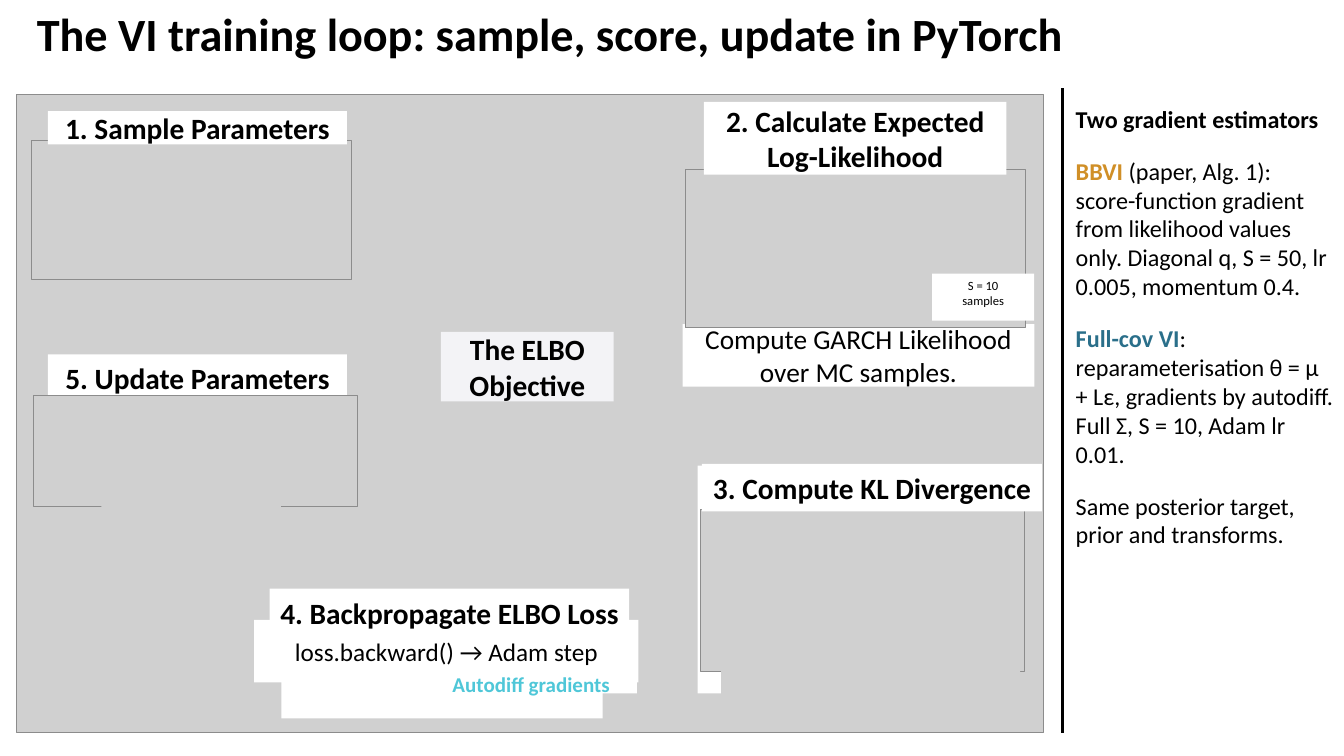
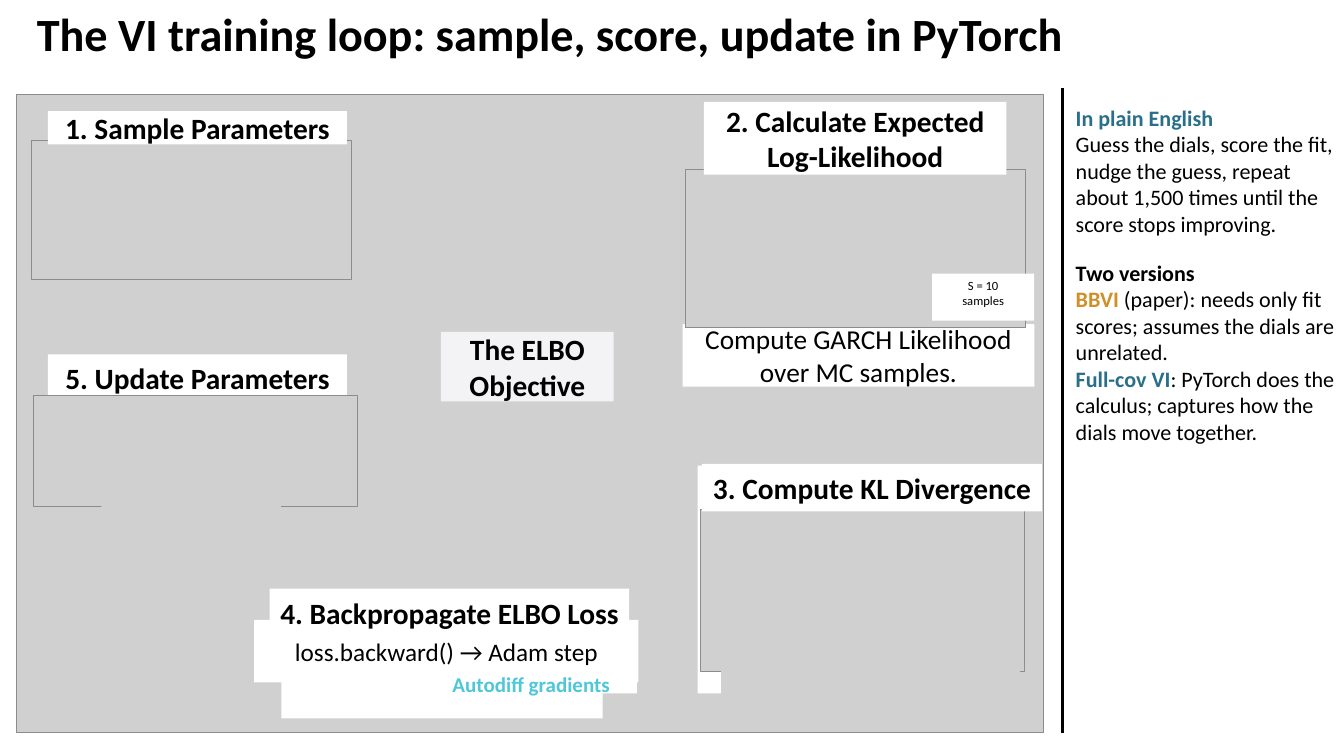
Before and after one commit to SGhuman123/Fordham-Time-Series-Econometrics, a slide deck: slide 7 of slides/Scalable_Bayesian_Volatility.pptx (slide 6 before the commit). Drawn at 1344x756 pixels with LibreOffice and Linux fonts; fonts in the diff are those of the drawing; grey boxes stand for pictures. Boxes give left, top, right and bottom in pixels: in the first picture for what was removed or moved away, otherwise in the second. Text is boxed around its words. In the diff, an @@ line names an element or a change of style, - is before the commit and + after.

```diff
--- a/slides/Scalable_Bayesian_Volatility.pptx
+++ b/slides/Scalable_Bayesian_Volatility.pptx
@@ text at [1076,110,1334,444]: text changed; size 23 to 21 pt @@
-Two gradient estimators
-BBVI (paper, Alg. 1): score-function gradient from likelihood values only. Diagonal q, S = 50, lr 0.005, momentum 0.4.
-Full-cov VI: reparameterisation θ = μ + Lε, gradients by autodiff. Full Σ, S = 10, Adam lr 0.01.
-Same posterior target, prior and transforms.
+In plain English
+Guess the dials, score the fit, nudge the guess, repeat about 1,500 times until the score stops improving.
+Two versions
+BBVI (paper): needs only fit scores; assumes the dials are unrelated.
+Full-cov VI: PyTorch does the calculus; captures how the dials move together.
```
Also in this commit, not shown: 10 other slides changed, 2 slides added, 7 other files.
